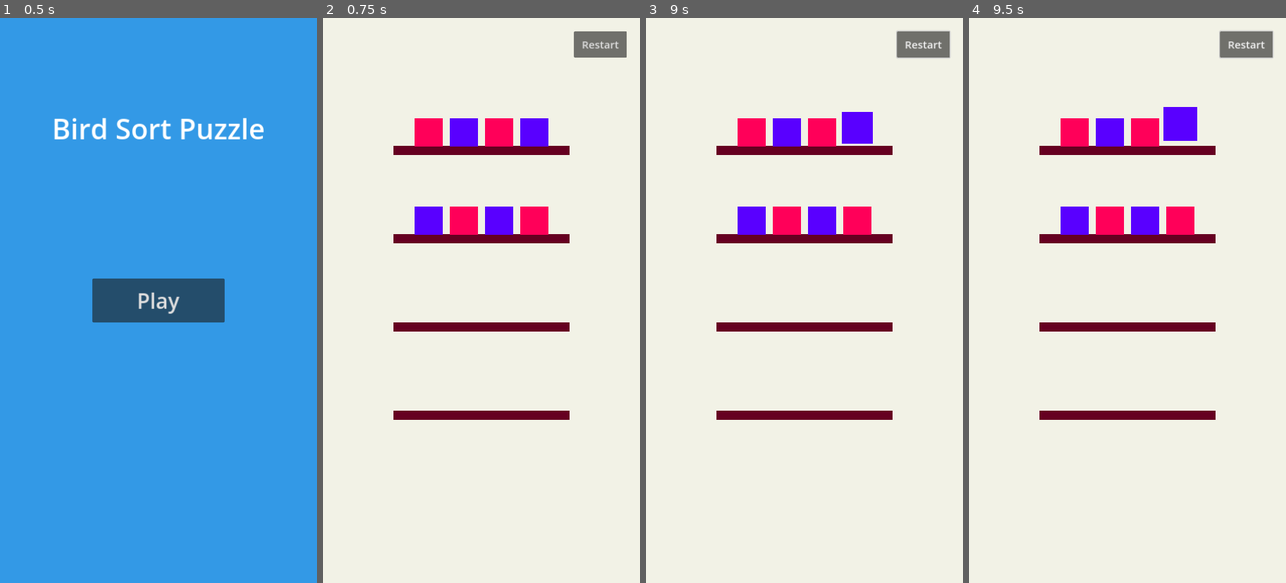
Above: before the commit, frames 1-4 (left to right).
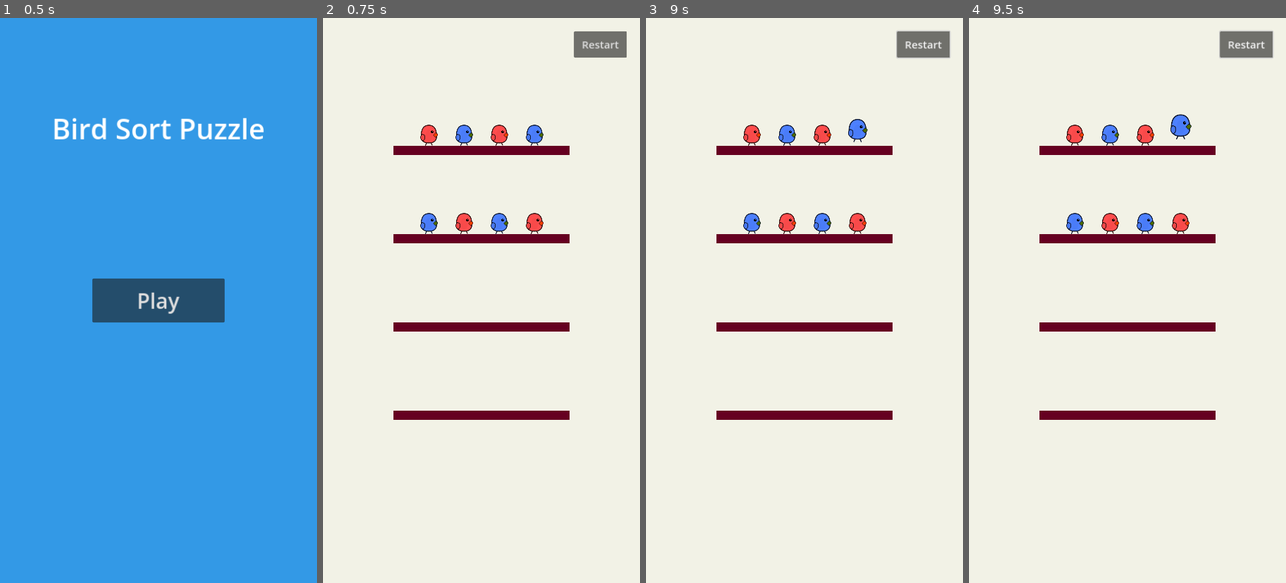
Above: after the commit, the same moments.

Repository: infoj143-png/Bird-Sort-Color-Puzzle
Game: Godot game, scene res://scenes/MainMenu.tscn
Same seed, same stepped clock (60 frames per second), same inputs: the game is played once before the commit and once after it.
Inputs (mouse positions are in pixels of both pictures, inside the frame that each line leads up to):
- Up to frame 1 (0.5 s): no input
- Up to frame 2 (0.75 s): click "Play" at 0.5 s
- Up to frame 3 (9 s): click "Restart" at 1.25 s; click "Restart" at 2 s; click "Restart" at 2.75 s; tap Enter at 3.5, 5, 6.5 s; move the mouse to (874, 272) at 3.52 s; click (874, 272) at 3.67 s; tap Space at 4.25, 5.75, 7.25 s; move the mouse to (741, 328) at 4.27 s; click (741, 328) at 4.42 s; move the mouse to (836, 176) at 5.02 s; click (836, 176) at 5.17 s; move the mouse to (788, 413) at 5.77 s; click (788, 413) at 5.92 s; move the mouse to (899, 385) at 6.52 s; click (899, 385) at 6.67 s; move the mouse to (709, 215) at 7.27 s; click (709, 215) at 7.42 s; move the mouse to (820, 300) at 8.02 s; click (820, 300) at 8.17 s; move the mouse to (756, 159) at 8.77 s; click (756, 159) at 8.92 s
- Up to frame 4 (9.5 s): no input

Frame 1 is identical in both runs. In frame 2, 3.6% of the frame differs, in the area x 28-72%, y 17-39%; in frame 3, 3.7%; in frame 4, 3.8%, in the area x 28-72%, y 15-39%.

Commit message:
Implement consistent parrot style and expanded color variations
- Added assets/birds/parrot.svg as the base bird sprite.
- Updated BirdColor enum in scripts/bird.gd to include Red, Green, Blue, Yellow, Pink, Purple, Black, White, and Brown.
- Updated scripts/bird.gd modulation logic for new colors.
- Updated scenes/Bird.tscn to use the new parrot sprite and adjusted scaling.
- Improved level generation in scripts/main.gd to support up to 9 colors and added a two-column layout for higher branch counts to ensure a professional look on mobile.

Co-authored-by: infoj143-png <226180196+infoj143-png@users.noreply.github.com>

Diff:
--- /dev/null
+++ b/assets/birds/parrot.svg
@@ -0,0 +1,15 @@
+<svg width="128" height="128" viewBox="0 0 128 128" xmlns="http://www.w3.org/2000/svg">
+  <!-- Body -->
+  <path d="M30,80 Q30,30 65,30 Q100,30 100,80 Q100,110 65,110 Q30,110 30,80" fill="white" stroke="#333" stroke-width="4"/>
+  <!-- Chest (lighter area) -->
+  <path d="M50,80 Q50,50 65,50 Q80,50 80,80 Q80,100 65,100 Q50,100 50,80" fill="#f8f8f8" />
+  <!-- Wing -->
+  <path d="M35,70 Q20,85 35,100 Q50,100 45,75 Z" fill="#eee" stroke="#333" stroke-width="3"/>
+  <!-- Beak -->
+  <path d="M95,65 Q115,70 95,85 L85,75 Z" fill="#FFD700" stroke="#333" stroke-width="2"/>
+  <!-- Eye -->
+  <circle cx="80" cy="60" r="6" fill="black"/>
+  <circle cx="82" cy="58" r="2" fill="white"/>
+  <!-- Feet -->
+  <path d="M55,110 L50,120 M75,110 L80,120" stroke="#333" stroke-width="4" stroke-linecap="round"/>
+</svg>
--- a/scenes/Bird.tscn
+++ b/scenes/Bird.tscn
@@ -1,11 +1,11 @@
 [gd_scene load_steps=3 format=3]
 
 [ext_resource type="Script" path="res://scripts/bird.gd" id="1_script"]
-[sub_resource type="PlaceholderTexture2D" id="PlaceholderTexture2D_1"]
-size = Vector2(64, 64)
+[ext_resource type="Texture2D" path="res://assets/birds/parrot.svg" id="2_texture"]
 
 [node name="Bird" type="Node2D"]
 script = ExtResource("1_script")
 
 [node name="Sprite2D" type="Sprite2D" parent="."]
-texture = SubResource("PlaceholderTexture2D_1")
+scale = Vector2(0.5, 0.5)
+texture = ExtResource("2_texture")
--- a/scripts/bird.gd
+++ b/scripts/bird.gd
@@ -1,6 +1,6 @@
 extends Node2D
 
-enum BirdColor { RED, BLUE, GREEN, YELLOW, PINK, ORANGE }
+enum BirdColor { RED, BLUE, GREEN, YELLOW, PINK, PURPLE, BLACK, WHITE, BROWN }
 
 @export var color: BirdColor = BirdColor.RED:
 	set(value):
@@ -18,12 +18,15 @@
 func update_color_visual():
 	if not is_inside_tree(): return
 	match color:
-		BirdColor.RED: modulate = Color(1.0, 0.35, 0.35)
-		BirdColor.BLUE: modulate = Color(0.35, 0.6, 1.0)
-		BirdColor.GREEN: modulate = Color(0.4, 0.85, 0.4)
-		BirdColor.YELLOW: modulate = Color(1.0, 0.9, 0.3)
-		BirdColor.PINK: modulate = Color(1.0, 0.4, 0.75)
-		BirdColor.ORANGE: modulate = Color(1.0, 0.7, 0.2)
+		BirdColor.RED: modulate = Color(1.0, 0.3, 0.3)
+		BirdColor.BLUE: modulate = Color(0.3, 0.5, 1.0)
+		BirdColor.GREEN: modulate = Color(0.3, 0.8, 0.3)
+		BirdColor.YELLOW: modulate = Color(1.0, 0.9, 0.2)
+		BirdColor.PINK: modulate = Color(1.0, 0.5, 0.8)
+		BirdColor.PURPLE: modulate = Color(0.6, 0.3, 0.9)
+		BirdColor.BLACK: modulate = Color(0.2, 0.2, 0.2)
+		BirdColor.WHITE: modulate = Color(1.0, 1.0, 1.0)
+		BirdColor.BROWN: modulate = Color(0.5, 0.3, 0.1)
 
 func set_selected(selected: bool):
 	is_selected = selected
--- a/scripts/main.gd
+++ b/scripts/main.gd
@@ -49,8 +49,10 @@
 				branch.add_bird(bird)
 
 func setup_random_level():
-	var num_branches = min(10, 4 + floor(current_level / 2))
-	var num_colors = min(6, 2 + floor(current_level / 3))
+	# Number of colors increases every 3 levels, max 9
+	var num_colors = min(9, 2 + floor((current_level - 1) / 3))
+	# Number of branches: num_colors + 2 empty branches
+	var num_branches = num_colors + 2
 
 	var colors = []
 	for i in range(num_colors):
@@ -61,7 +63,16 @@
 	for i in range(num_branches):
 		var branch = branch_scene.instantiate()
 		branch_container.add_child(branch)
-		branch.position = Vector2(360, 200 + i * 150)
+
+		# Distribute branches in two columns if many
+		if num_branches <= 7:
+			branch.position = Vector2(360, 200 + i * 150)
+		else:
+			var column = 0 if i < (num_branches + 1) / 2 else 1
+			var row = i if column == 0 else i - (num_branches + 1) / 2
+			branch.position = Vector2(180 + column * 360, 250 + row * 220)
+			branch.scale = Vector2(0.8, 0.8) # Scale down for two columns
+
 		branches.append(branch)
 
 		if i < num_colors:
